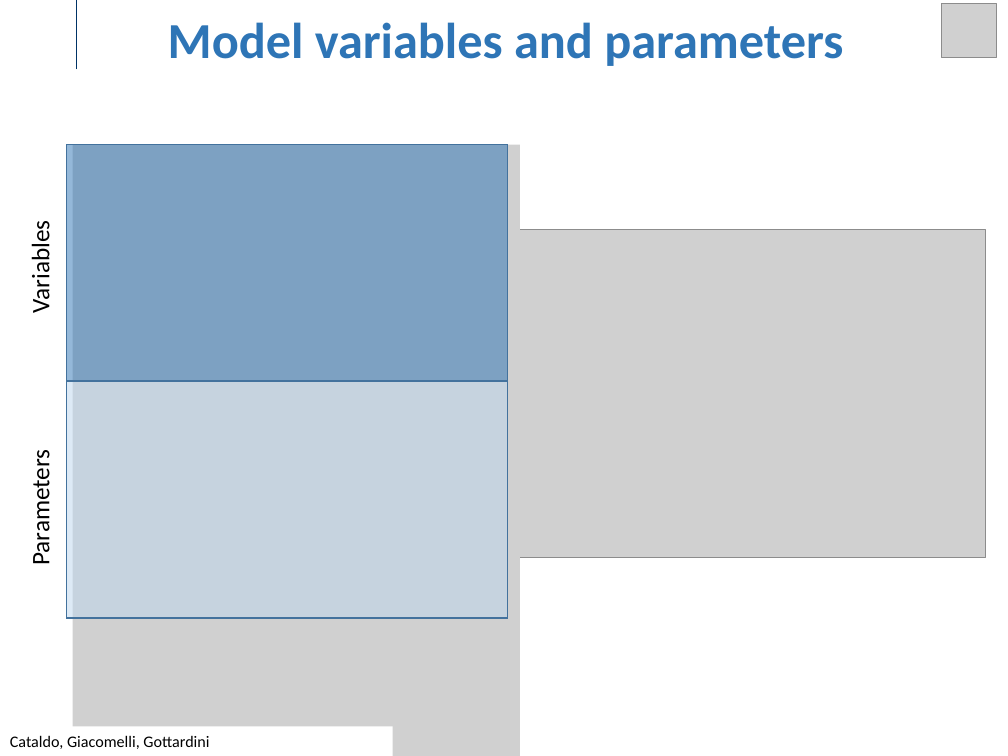
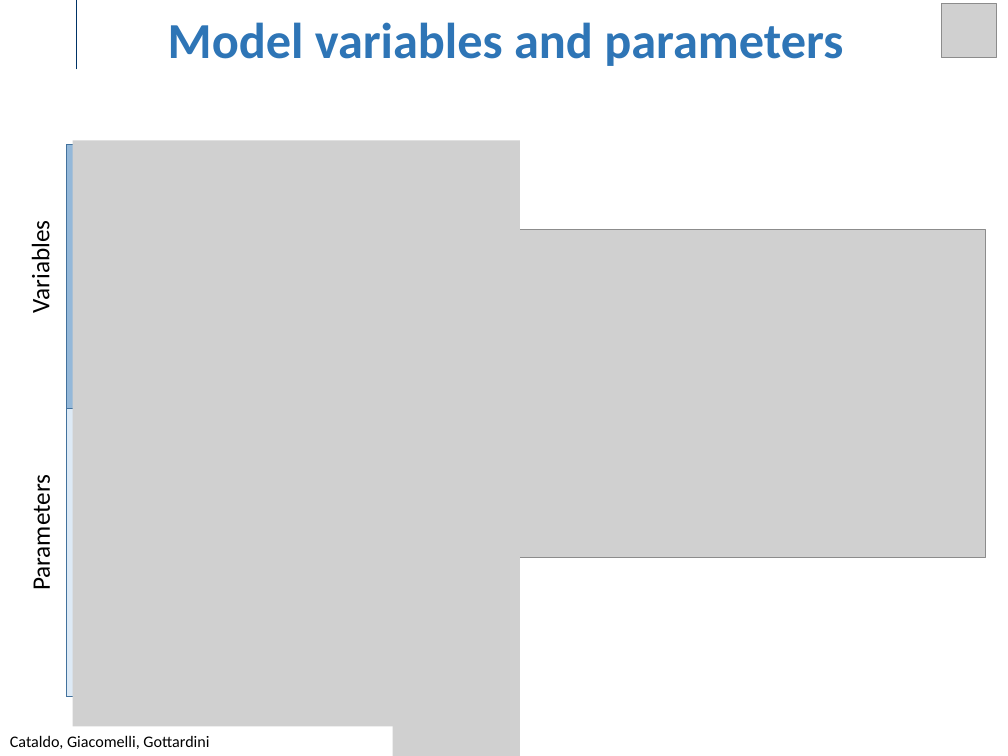
Before and after one commit to GiacomelliGianluca/OC_Mobile_Robot, a slide deck: slide 5 of Presentations/Presentation_11_11.pptx. Drawn at 1008x756 pixels with LibreOffice and Linux fonts; fonts in the diff are those of the drawing; grey boxes stand for pictures; background and template pictures are left out. Boxes give left, top, right and bottom in pixels: in the first picture for what was removed or moved away, otherwise in the second. Text is boxed around its words. In the diff, an @@ line names an element or a change of style, - is before the commit and + after.

Commit message:
Updated Presentation
Modifiche slide 5
Aggiunte slide 6

```diff
--- a/Presentations/Presentation_11_11.pptx
+++ b/Presentations/Presentation_11_11.pptx
@@ rectangle: place and size @@
-rectangle at bbox=[67, 144, 508, 381]
+rectangle at bbox=[67, 144, 508, 408]
@@ picture: place and size @@
-picture at bbox=[73, 144, 520, 756]
+picture at bbox=[73, 140, 520, 756]
@@ rectangle: place and size @@
-rectangle at bbox=[67, 381, 508, 618]
+rectangle at bbox=[67, 408, 508, 697]
@@ text "Parameters": place and size @@
-text "Parameters" at bbox=[25, 460, 56, 562]
+text "Parameters" at bbox=[26, 486, 57, 588]
```
Also in this commit, not shown: 1 slide added, 1 other file.
